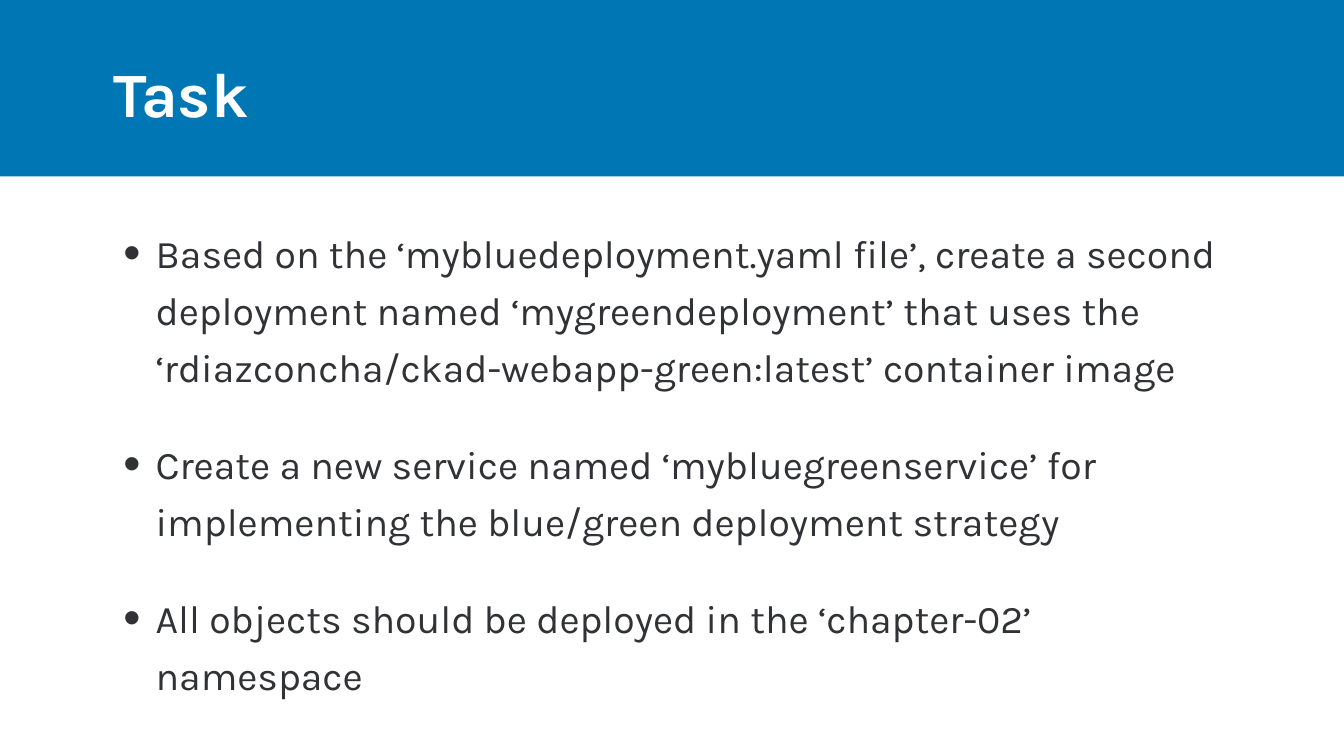
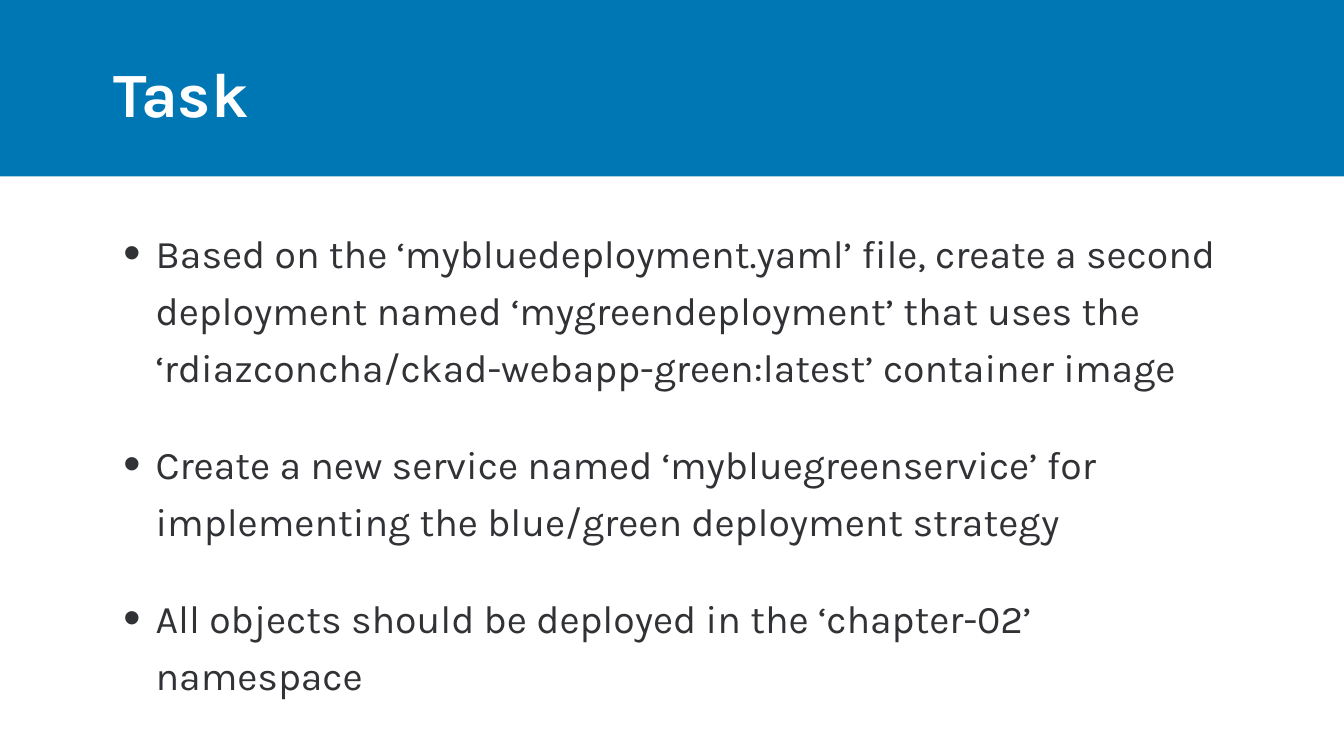
Before and after one commit to rdiazconcha/ckad-exam-prep, a slide deck: slide 4 of chapter-02/01-bluegreen/02_01_bluegreen.pptx. Drawn at 1344x756 pixels with LibreOffice and Linux fonts; fonts in the diff are those of the drawing. Boxes give left, top, right and bottom in pixels: in the first picture for what was removed or moved away, otherwise in the second. Text is boxed around its words. In the diff, an @@ line names an element or a change of style, - is before the commit and + after.

```diff
--- a/chapter-02/01-bluegreen/02_01_bluegreen.pptx
+++ b/chapter-02/01-bluegreen/02_01_bluegreen.pptx
@@ text at bbox=[156, 241, 1215, 392]: text changed @@
-• Based on the ‘mybluedeployment.yaml file’, create a second deployment named ‘mygreendeployment’ that uses the ‘rdiazconcha/ckad-webapp-green:latest’ container image
+• Based on the ‘mybluedeployment.yaml’ file, create a second deployment named ‘mygreendeployment’ that uses the ‘rdiazconcha/ckad-webapp-green:latest’ container image
```
Also in this commit, not shown: 10 other files.
